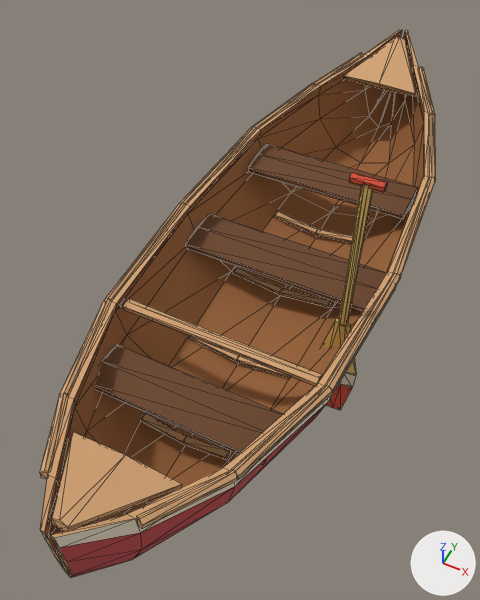
The glTF model public/models/canoe.glb as it was, and as the next commit left it.
Before and after are seen from a camera (50 mm lens) standing at (0.73, -1.87, 2.28) and looking at (-0.08, -0.25, 0.25). The lights are fixed; the arrows at lower right show +X, +Y and +Z. The picture after the commit comes second. Mesh edges are drawn as thin lines. Where no turn or scale is listed for an object, it has been applied to the vertices. Vertices at exactly the same position are counted once.

In view in the first picture: 'Hull', 'Paddle'.
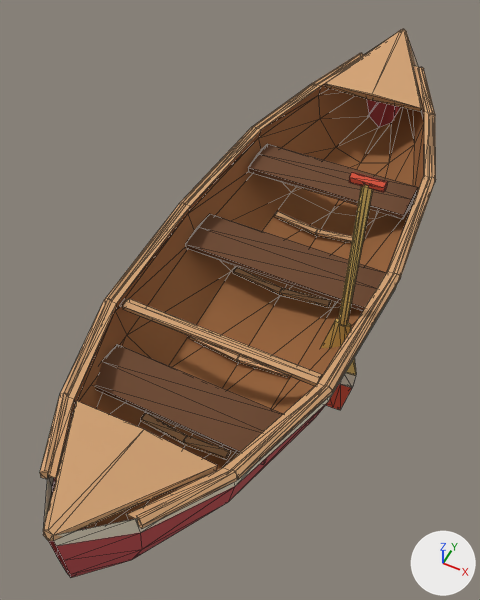
Where the change shows, as pixel boxes (x1, y1, x2, y2) in the pictures (480 x 600 px):
part 1 of me_hull_mesh, deleted (beige)
    before: (51, 432, 182, 531)
part 2 of me_hull_mesh, deleted (beige)
    before: (343, 37, 416, 96)
part 3 of me_hull_mesh, built on
    before: (40, 29, 419, 578)
    after: (43, 29, 422, 574)

Patch to the scene script:
```diff
--- a/public/models/canoe.glb.py
+++ b/public/models/canoe.glb.py
@@ me_hull_mesh @@
 # used by ob_hull; location = (0.0, 0.0, 0.0)
-me_hull_mesh.from_pydata(...)  # 458 vertices, 736 faces; spans x -0.49..0.49, y -1.48..1.48, z 0.05..0.65
+me_hull_mesh.from_pydata(...)  # 440 vertices, 664 faces; spans x -0.49..0.49, y -1.49..1.49, z 0.05..0.66
+# me_hull_mesh part 1: the loose piece of 12 vertices spanning x -0.19..0.19, y -1.45..-1.15, z 0.48..0.63 is deleted
+# me_hull_mesh part 2: the loose piece of 12 vertices spanning x -0.19..0.19, y 1.15..1.45, z 0.48..0.63 is deleted
+# me_hull_mesh part 3
+# 22 vertices are removed from x -0.02..0.02, y -1.48..1.48, z 0.36..0.61
+# 94 faces are deleted
+# 4 vertices move within x -0.02..0.02, y -1.48..1.48, z 0.65
+# 28 vertices are added at x -0.25..0.25, y -1.49..1.49, z 0.47..0.66
+# 14 new faces join them, mat_canoe_crimsonred (red #bc4749)
+# 8 new faces join them, mat_canoe_creamstripe (pale yellow #e8dcc4)
+# 40 new faces join them, mat_canoe_ashwood (beige #d4a373)
 me_hull_mesh.materials.append(mat_canoe_crimsonred)
```
